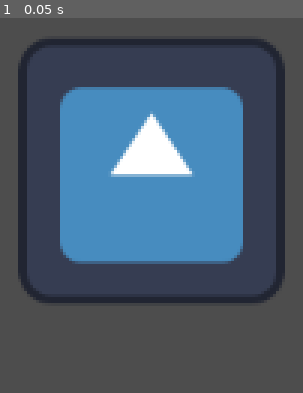
Above: before the commit, frame 1.
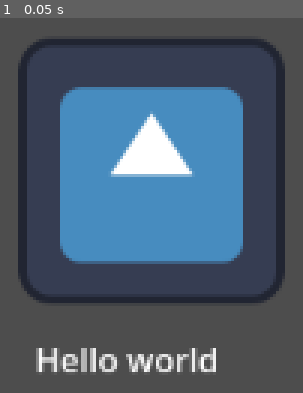
Above: after the commit, the same moment.

Repository: lostStrawberry/pigeon-fights
Game: Godot game, scene res://control.tscn
Same seed, same stepped clock (60 frames per second), same inputs: the game is played once before the commit and once after it. The project has no main scene, so this scene is started directly. The engine's default icon, where the game draws it, is replaced by a stand-in: a white triangle on a blue panel in a dark square.
Inputs:
- Up to frame 1 (0.05 s): no input

The runs differ from the first frame. In frame 1, 2.1% of the frame differs, in the area x 11-72%, y 88-95%.

Commit message:
added hello world text

Diff:
--- a/control.tscn
+++ b/control.tscn
@@ -13,3 +13,10 @@
 [node name="Icon" type="Sprite2D" parent="."]
 position = Vector2(367, 254)
 texture = ExtResource("1_j8t0m")
+
+[node name="Label" type="Label" parent="Icon"]
+offset_left = -56.0
+offset_top = 79.0
+offset_right = 94.0
+offset_bottom = 143.0
+text = "Hello world"
